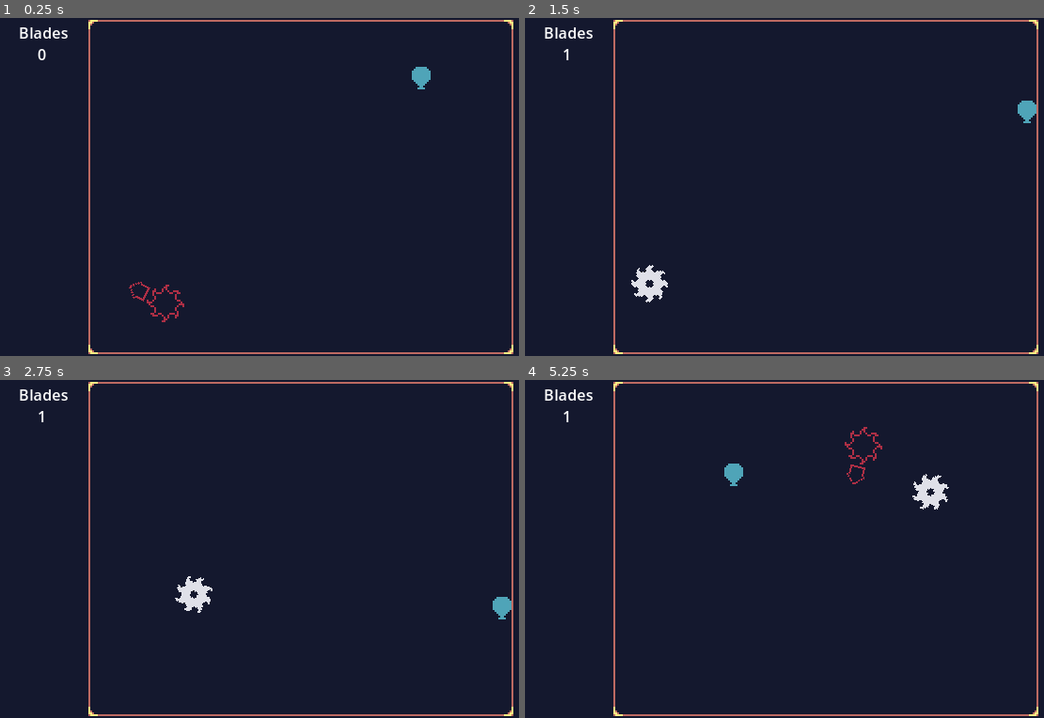
Above: before the commit, frames 1-4 (two rows, left to right).
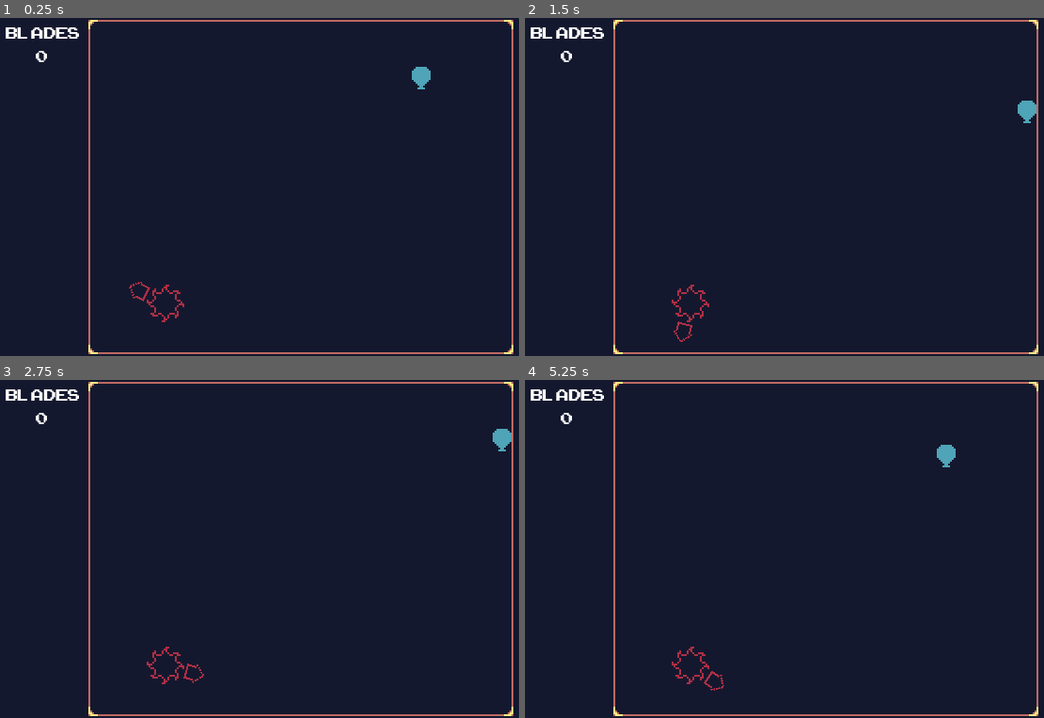
Above: after the commit, the same moments.

Repository: Ham7a8/First
Game: Godot game, scene res://world.tscn
Two runs of this game, one before a commit and one after it. Both use one fixed random seed, a clock stepped at 60 frames per second and the inputs below.
Inputs (mouse positions are in pixels of both pictures, inside the frame that each line leads up to):
- Up to frame 1 (0.25 s): no input
- Up to frame 2 (1.5 s): tap Enter at 0.5 s; move the mouse to (955, 170) at 0.52 s; hold Right (ui_right) 0.53-1.28 s; tap R (r_key, bound only after the commit) at 0.6 s; tap Space (shake, bound only after the commit) at 0.8, 1.35 s; move the mouse to (706, 203) at 1.27 s; hold Down (ui_down) from 1.28 s (still down)
- Up to frame 3 (2.75 s): tap R (r_key, bound only after the commit) at 1.55, 2.1 s; move the mouse to (363, 474) at 2.02 s; release Down (ui_down) at 2.03 s; hold Right (ui_right) from 2.03 s (still down); tap Space (shake, bound only after the commit) at 2.3 s
- Up to frame 4 (5.25 s): move the mouse to (794, 616) at 2.77 s; release Right (ui_right) at 2.78 s; hold Up (ui_up) 2.78-3.53 s; tap Space (shake, bound only after the commit) at 2.85, 3.8, 4.35 s; tap R (r_key, bound only after the commit) at 3.05, 3.6, 4.55, 5.1 s; move the mouse to (1007, 599) at 3.52 s; hold Left (ui_left) 3.53-5.03 s; move the mouse to (644, 498) at 4.27 s; move the mouse to (857, 549) at 5.02 s; hold Down (ui_down) from 5.03 s (still down)

The runs differ from the first frame. In frame 1, 0.4% of the frame differs, in the area x 1-16%, y 2-14%; in frame 2, 1.0%; in frame 3, 1.4%; in frame 4, 1.5%, in the area x 1-83%, y 2-92%.

Commit message:
Add files via upload

Diff:
--- /dev/null
+++ b/first/Camera2D.gd
@@ -0,0 +1,31 @@
+extends Camera2D
+
+@export var randomStrength: float = 30.0  # Use "Strength" for consistency
+@export var shakeFade: float = 5.0
+
+var rng = RandomNumberGenerator.new()
+
+var shake_strength: float = 0.0
+
+func apply_shake():
+	shake_strength = randomStrength
+
+func _ready():
+	Events.balloon_poped.connect(apply_shake)
+
+
+func _process(delta):
+	#if Input.is_action_just_pressed("shake"):
+		#apply_shake()
+#	Events.balloon_poped.connect(apply_shake)
+
+	if shake_strength > 0:
+		shake_strength = lerpf(shake_strength, 0, shakeFade * delta)
+		offset = random_offset()
+
+func random_offset() -> Vector2:
+
+	return Vector2(
+		rng.randf() * (shake_strength * 2.0) - shake_strength,
+		rng.randf() * (shake_strength * 2.0) - shake_strength
+	)
--- a/first/balloon.gd
+++ b/first/balloon.gd
@@ -1,6 +1,9 @@
 extends CharacterBody2D
 
 @onready var hurt_box = $HurtBox
+@onready var audio_stream_player = $AudioStreamPlayer
+@onready var balloon = $"."
+@onready var timer = $Timer
 
 
 const mac_speed = 100
@@ -17,10 +20,15 @@
 	#var mouse_position = get_global_mouse_position()
 	#position = mouse_position
 
+	if Input.is_action_pressed("ui_right"):
+		pass
+
 func get_input():
 	input.x = int(Input.is_action_pressed("ui_right")) - int(Input.is_action_pressed("ui_left"))
 	input.y = int(Input.is_action_pressed("ui_down")) - int(Input.is_action_pressed("ui_up"))
 	return input.normalized()
+
+
 
 func player_movement(delta):
 	input = get_input()
@@ -41,4 +49,12 @@
 
 func _on_hurt_box_body_entered(_body):
 	Events.balloon_poped.emit()
+	audio_stream_player.play()
+	balloon.visible = false
+	timer.start()
+	Events.dead.emit()
+
+
+
+func _on_timer_timeout():
 	queue_free()
--- a/first/balloon.tscn
+++ b/first/balloon.tscn
@@ -1,7 +1,8 @@
-[gd_scene load_steps=5 format=3 uid="uid://bsvebqmf2i3uj"]
+[gd_scene load_steps=6 format=3 uid="uid://bsvebqmf2i3uj"]
 
 [ext_resource type="Script" path="res://balloon.gd" id="1_mom06"]
 [ext_resource type="Texture2D" uid="uid://5bcd3uwlilxr" path="res://assets/balloon.png" id="1_s5ruo"]
+[ext_resource type="AudioStream" uid="uid://lrl5lma45slw" path="res://assets/error.wav" id="3_hq256"]
 
 [sub_resource type="CapsuleShape2D" id="CapsuleShape2D_ko88t"]
 radius = 5.0
@@ -19,9 +20,11 @@
 texture = ExtResource("1_s5ruo")
 
 [node name="CollisionShape2D" type="CollisionShape2D" parent="."]
+visible = false
 shape = SubResource("CapsuleShape2D_ko88t")
 
 [node name="HurtBox" type="Area2D" parent="."]
+visible = false
 collision_layer = 0
 collision_mask = 2
 
@@ -29,4 +32,12 @@
 shape = SubResource("CapsuleShape2D_hkybe")
 debug_color = Color(0.960784, 0, 0, 0.419608)
 
+[node name="AudioStreamPlayer" type="AudioStreamPlayer" parent="."]
+stream = ExtResource("3_hq256")
+volume_db = 8.0
+
+[node name="Timer" type="Timer" parent="."]
+wait_time = 0.9
+
 [connection signal="body_entered" from="HurtBox" to="." method="_on_hurt_box_body_entered"]
+[connection signal="timeout" from="Timer" to="." method="_on_timer_timeout"]
--- a/first/events.gd
+++ b/first/events.gd
@@ -2,3 +2,4 @@
 
 signal balloon_poped()
 signal saw_blade_added()
+signal dead()
--- /dev/null
+++ b/first/pause_menu.tscn
@@ -0,0 +1,25 @@
+[gd_scene format=3 uid="uid://cf0ynp4o0xa35"]
+
+[node name="pause menu" type="Control"]
+layout_mode = 3
+anchors_preset = 15
+anchor_right = 1.0
+anchor_bottom = 1.0
+grow_horizontal = 2
+grow_vertical = 2
+
+[node name="MarginContainer" type="MarginContainer" parent="."]
+layout_mode = 0
+offset_right = 40.0
+offset_bottom = 40.0
+
+[node name="VBoxContainer" type="VBoxContainer" parent="MarginContainer"]
+layout_mode = 2
+
+[node name="Retry" type="Button" parent="MarginContainer/VBoxContainer"]
+layout_mode = 2
+text = "Retry"
+
+[node name="Quit" type="Button" parent="MarginContainer/VBoxContainer"]
+layout_mode = 2
+text = "Quit"
--- a/first/project.godot
+++ b/first/project.godot
@@ -13,6 +13,7 @@
 config/name="first"
 run/main_scene="res://world.tscn"
 config/features=PackedStringArray("4.2", "Forward Plus")
+boot_splash/bg_color=Color(0.0784314, 0.0941176, 0.180392, 1)
 config/icon="res://icon.svg"
 
 [autoload]
@@ -28,6 +29,19 @@
 window/size/window_height_override=720
 window/stretch/mode="canvas_items"
 
+[input]
+
+r_key={
+"deadzone": 0.5,
+"events": [Object(InputEventKey,"resource_local_to_scene":false,"resource_name":"","device":-1,"window_id":0,"alt_pressed":false,"shift_pressed":false,"ctrl_pressed":false,"meta_pressed":false,"pressed":false,"keycode":0,"physical_keycode":82,"key_label":0,"unicode":114,"echo":false,"script":null)
+]
+}
+shake={
+"deadzone": 0.5,
+"events": [Object(InputEventKey,"resource_local_to_scene":false,"resource_name":"","device":-1,"window_id":0,"alt_pressed":false,"shift_pressed":false,"ctrl_pressed":false,"meta_pressed":false,"pressed":false,"keycode":0,"physical_keycode":32,"key_label":0,"unicode":32,"echo":false,"script":null)
+]
+}
+
 [layer_names]
 
 2d_physics/layer_1="world"
@@ -36,3 +50,4 @@
 [rendering]
 
 textures/canvas_textures/default_texture_filter=0
+environment/defaults/default_clear_color=Color(0.0784314, 0.0941176, 0.180392, 1)
--- a/first/saw_balde.tscn
+++ b/first/saw_balde.tscn
@@ -8,6 +8,21 @@
 
 [sub_resource type="CircleShape2D" id="CircleShape2D_aaxxk"]
 radius = 9.0
+
+[sub_resource type="Animation" id="Animation_vhhtf"]
+length = 0.001
+tracks/0/type = "value"
+tracks/0/imported = false
+tracks/0/enabled = true
+tracks/0/path = NodePath("Sprite2D:rotation")
+tracks/0/interp = 1
+tracks/0/loop_wrap = true
+tracks/0/keys = {
+"times": PackedFloat32Array(0),
+"transitions": PackedFloat32Array(1),
+"update": 0,
+"values": [0.0]
+}
 
 [sub_resource type="Animation" id="Animation_fcekt"]
 resource_name = "Spin"
@@ -25,21 +40,6 @@
 "values": [0.0, 1.5708]
 }
 
-[sub_resource type="Animation" id="Animation_vhhtf"]
-length = 0.001
-tracks/0/type = "value"
-tracks/0/imported = false
-tracks/0/enabled = true
-tracks/0/path = NodePath("Sprite2D:rotation")
-tracks/0/interp = 1
-tracks/0/loop_wrap = true
-tracks/0/keys = {
-"times": PackedFloat32Array(0),
-"transitions": PackedFloat32Array(1),
-"update": 0,
-"values": [0.0]
-}
-
 [sub_resource type="AnimationLibrary" id="AnimationLibrary_ro1ib"]
 _data = {
 "RESET": SubResource("Animation_vhhtf"),
@@ -47,6 +47,7 @@
 }
 
 [node name="SawBalde" type="RigidBody2D"]
+z_index = 5
 collision_layer = 2
 collision_mask = 3
 physics_material_override = SubResource("PhysicsMaterial_6mqe7")
--- a/first/saw_blade_tel.gd
+++ b/first/saw_blade_tel.gd
@@ -15,6 +15,7 @@
 func _ready():
 	arrow.rotation = direction.angle()
 	Events.balloon_poped.connect(timer.stop)
+	spawn_sfx.pitch_scale = randf_range(0.8, 1.2)
 	spawn_sfx.play()
 
 
--- a/first/world.gd
+++ b/first/world.gd
@@ -5,7 +5,12 @@
 @onready var spawn_zone = $spawnZone
 @onready var timer = $Timer
 @onready var label = $Label
+@onready var balloon = $Balloon
+@onready var part = $CPUParticles2D
+@onready var pauseMenu = $"pause menu"
 
+
+var pause = false
 
 var saw_count = 0
 
@@ -13,12 +18,36 @@
 	pass
 	#Input.set_mouse_mode(Input.MOUSE_MODE_HIDDEN)
 	Events.balloon_poped.connect(timer.stop)
+	Events.balloon_poped.connect(pause_menu)
 	Events.saw_blade_added.connect(update_saw_count)
+	Events.dead.connect(particals)
+
+
+func pause_menu():
+	pause = true
+
+	#pauseMenu = !pauseMenu
 
 func update_saw_count():
 	saw_count += 1
 	label.text = "Blades\n" + str(saw_count)
 
+
+
+func particals():
+	part.position = balloon.position
+	part.emitting = true
+
+func _process(_delta):
+	if Input.is_action_just_pressed("r_key"):
+		get_tree().reload_current_scene()
+
+
+	if pause:
+		pauseMenu.show()
+
+	else:
+		pauseMenu.hide()
 
 func _on_timer_timeout():
 	var sawtel = telScene.instantiate()
--- a/first/world.tscn
+++ b/first/world.tscn
@@ -1,9 +1,12 @@
-[gd_scene load_steps=9 format=3 uid="uid://bv3rtvqfqrvt0"]
+[gd_scene load_steps=13 format=3 uid="uid://bv3rtvqfqrvt0"]
 
 [ext_resource type="Texture2D" uid="uid://bjc0nbkea4mnc" path="res://assets/background.png" id="1_2tyip"]
 [ext_resource type="Script" path="res://world.gd" id="1_ioto0"]
 [ext_resource type="PackedScene" uid="uid://bsvebqmf2i3uj" path="res://balloon.tscn" id="2_8na40"]
 [ext_resource type="PackedScene" uid="uid://b64ubyadxi73t" path="res://saw_blade_tel.tscn" id="3_821b3"]
+[ext_resource type="FontFile" uid="uid://c3hnbg8awdn7j" path="res://Font.TTF" id="5_6r5vf"]
+[ext_resource type="Script" path="res://Camera2D.gd" id="5_mdly6"]
+[ext_resource type="PackedScene" uid="uid://cf0ynp4o0xa35" path="res://pause_menu.tscn" id="7_pce11"]
 
 [sub_resource type="RectangleShape2D" id="RectangleShape2D_loqhs"]
 size = Vector2(48, 176)
@@ -16,7 +19,12 @@
 
 [sub_resource type="LabelSettings" id="LabelSettings_fbfu0"]
 line_spacing = 0.0
-font_size = 8
+font = ExtResource("5_6r5vf")
+font_size = 12
+
+[sub_resource type="Curve" id="Curve_y2fpb"]
+_data = [Vector2(0, 1), 0.0, 0.0, 0, 0, Vector2(1, 0), 0.0, 0.0, 0, 0]
+point_count = 2
 
 [node name="World" type="Node2D"]
 script = ExtResource("1_ioto0")
@@ -81,4 +89,38 @@
 horizontal_alignment = 1
 vertical_alignment = 1
 
+[node name="CPUParticles2D" type="CPUParticles2D" parent="."]
+modulate = Color(0.309804, 0.643137, 0.721569, 1)
+position = Vector2(188, 30)
+emitting = false
+amount = 30
+lifetime = 4.0
+one_shot = true
+explosiveness = 1.0
+randomness = 0.38
+emission_shape = 1
+emission_sphere_radius = 1.0
+direction = Vector2(0, 980)
+spread = 180.0
+gravity = Vector2(0, 0)
+initial_velocity_max = 45.03
+angular_velocity_max = 259.85
+damping_min = 7.519
+damping_max = 20.301
+scale_amount_min = 2.0
+scale_amount_max = 5.0
+scale_amount_curve = SubResource("Curve_y2fpb")
+
+[node name="Camera2D" type="Camera2D" parent="."]
+anchor_mode = 0
+script = ExtResource("5_mdly6")
+randomStrength = 5.0
+
+[node name="pause menu" parent="." instance=ExtResource("7_pce11")]
+offset_left = 132.0
+offset_top = 56.0
+offset_right = 132.0
+offset_bottom = 56.0
+scale = Vector2(1.0687, 1.0687)
+
 [connection signal="timeout" from="Timer" to="." method="_on_timer_timeout"]
Binary file added: first/Font.TTF
Not shown, added: first/Font.TTF.import
Not shown, added: first/assets/error.wav.import
Not shown, added: first/assets/error.wav
